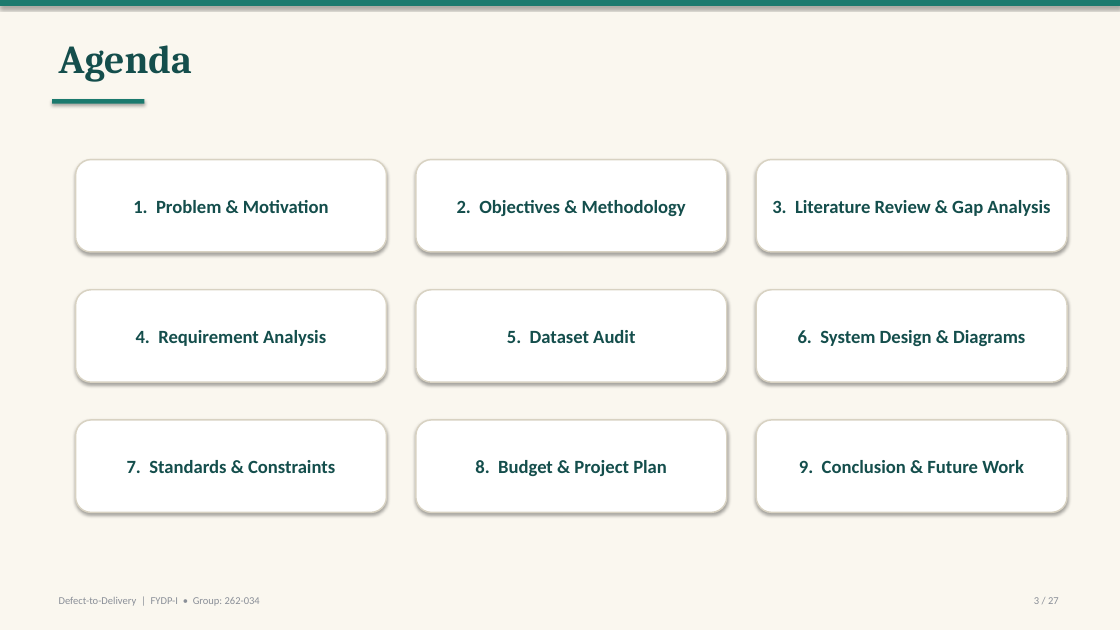
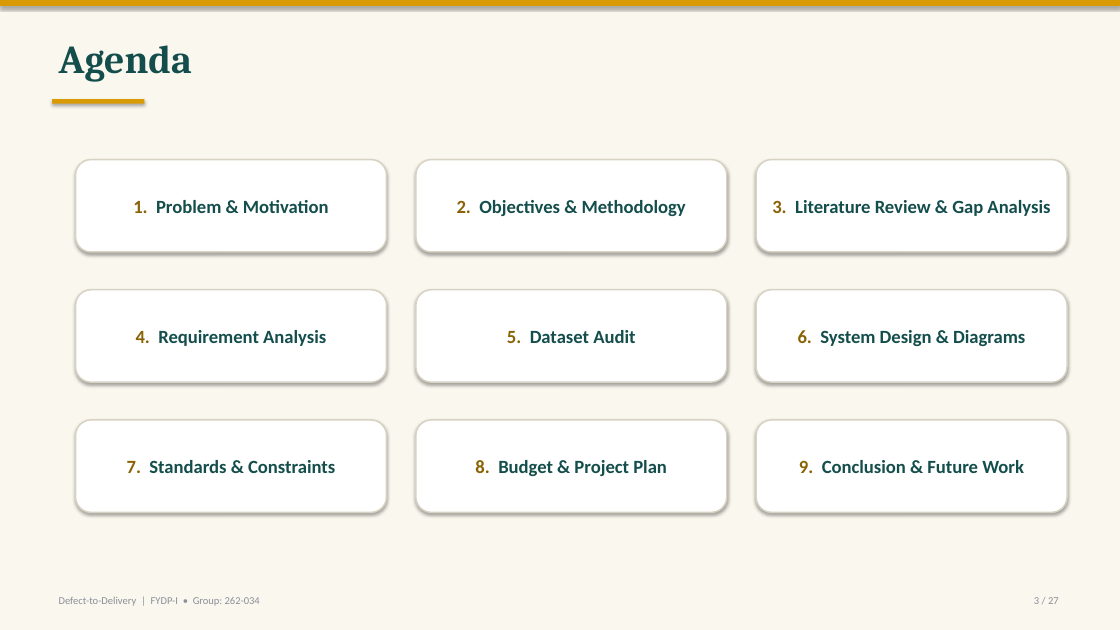
Before and after one commit to labib-ux/FYDP, a slide deck: slide 3 of slides/FYDP-I_Defect-to-Delivery.pptx. Drawn at 1120x630 pixels with LibreOffice and Linux fonts; fonts in the diff are those of the drawing. Boxes give left, top, right and bottom in pixels: in the first picture for what was removed or moved away, otherwise in the second. Text is boxed around its words. In the diff, an @@ line names an element or a change of style, - is before the commit and + after.

Commit message:
docs(slides): gold accent theme, slide-18 fan-in arrows, big-type req graphics

```diff
--- a/slides/FYDP-I_Defect-to-Delivery.pptx
+++ b/slides/FYDP-I_Defect-to-Delivery.pptx
@@ rectangle at box(0, 0, 1120, 6): fill #1B7A6E to #D99A06 @@
@@ rectangle at box(52, 99, 145, 104): fill #1B7A6E to #D99A06 @@
@@ rounded rectangle "1. Problem & Motivation" at box(76, 160, 386, 252): text colour #144E4C to #8A6204 in "1." @@
@@ rounded rectangle "2. Objectives & Methodology" at box(416, 160, 727, 252): text colour #144E4C to #8A6204 in "2." @@
@@ rounded rectangle "3. Literature Review & Gap ..." at box(756, 160, 1067, 252): text colour #144E4C to #8A6204 in "3." @@
@@ rounded rectangle "4. Requirement Analysis" at box(76, 290, 386, 382): text colour #144E4C to #8A6204 in "4." @@
@@ rounded rectangle "5. Dataset Audit" at box(416, 290, 727, 382): text colour #144E4C to #8A6204 in "5." @@
@@ rounded rectangle "6. System Design & Diagrams" at box(756, 290, 1067, 382): text colour #144E4C to #8A6204 in "6." @@
@@ rounded rectangle "7. Standards & Constraints" at box(76, 420, 386, 513): text colour #144E4C to #8A6204 in "7." @@
@@ rounded rectangle "8. Budget & Project Plan" at box(416, 420, 727, 513): text colour #144E4C to #8A6204 in "8." @@
@@ rounded rectangle "9. Conclusion & Future Work" at box(756, 420, 1067, 513): text colour #144E4C to #8A6204 in "9." @@
```
Also in this commit, not shown: 26 other slides changed, 2 other files.
